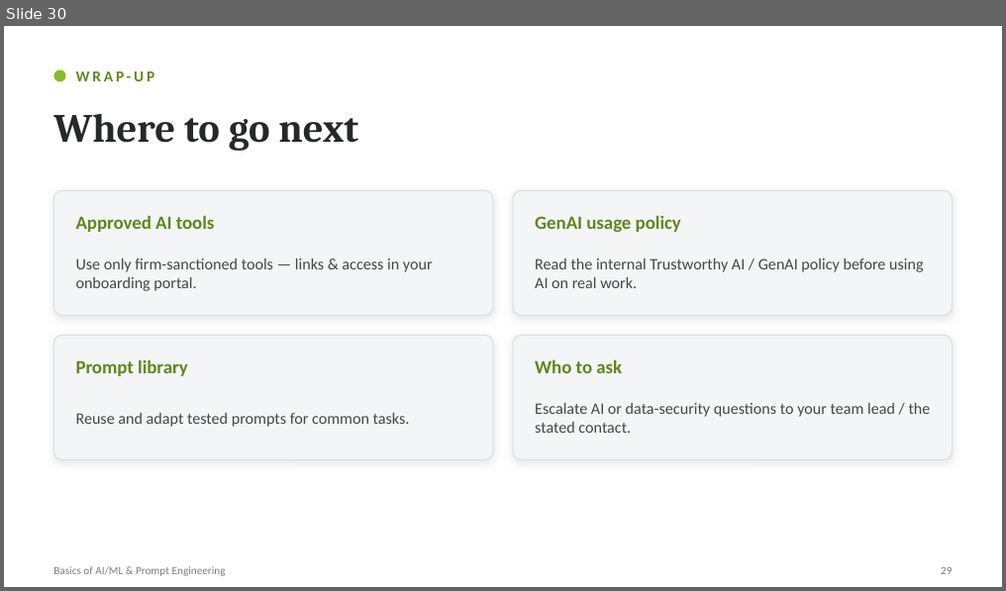
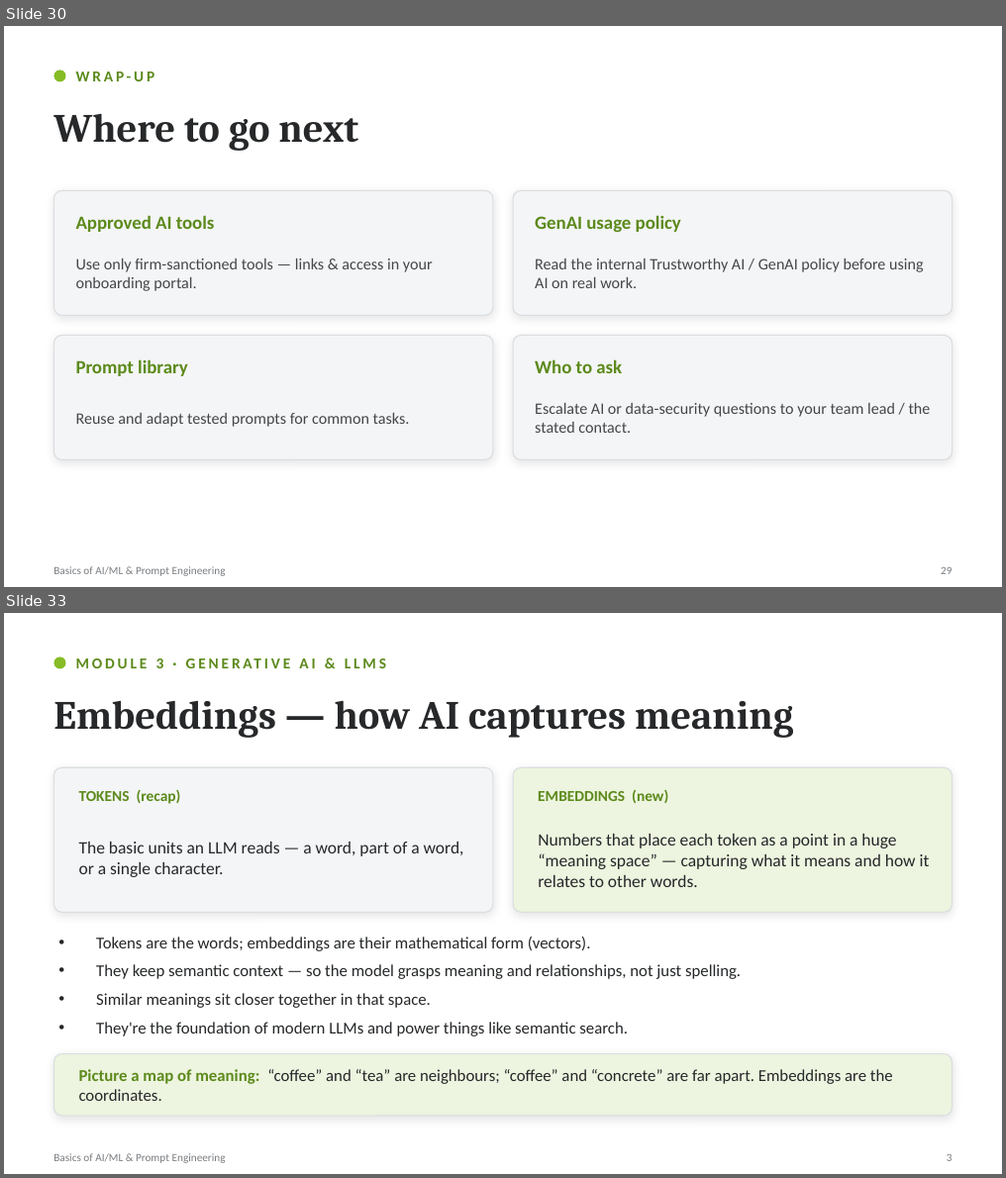
Before and after one commit to prashantmane92/tensorflow-1-public, a slide deck: AI_ML_Prompt_Engineering_updated.pptx. Shown one above the other, each under a label of ours: slide 30 before the commit, slides 30 and 33 after it; the slides between them are not shown. The pictures are 1006x591 and 1006x1178 pixels, drawn with LibreOffice and Linux fonts; fonts in the diff are those of the drawing. Boxes give left, top, right and bottom in pixels: in the first picture for what was removed or moved away, otherwise in the second. Text is boxed around its words. In the diff, an @@ line names an element or a change of style, - is before the commit and + after.

```diff
--- a/AI_ML_Prompt_Engineering_updated.pptx
+++ b/AI_ML_Prompt_Engineering_updated.pptx
@@ slide 33 added at (4, 613, 1002, 1174), background #FFFFFF @@
@@ ellipse added at (54, 657, 65, 668), fill #86BC25 @@
@@ text added at (156, 659, 164, 668), 11 pt, text #5C8A1B, bold @@
+MODULE 3 · GENERATIVE AI & LLMS
@@ text added at (54, 700, 793, 738), 29 pt, text #26282A, bold @@
+Embeddings — how AI captures meaning
@@ rounded rectangle added at (54, 767, 493, 912), fill #F4F5F6, outline #DADDE0 0.75 pt @@
@@ text added at (79, 789, 181, 804), 11 pt, text #5C8A1B, bold @@
+TOKENS (recap)
@@ rounded rectangle added at (513, 767, 952, 912), fill #EDF4DF, outline #DADDE0 0.75 pt @@
@@ text added at (538, 790, 668, 803), 11 pt, text #5C8A1B, bold @@
+EMBEDDINGS (new)
@@ text added at (79, 842, 464, 877), 12.5 pt, text #26282A @@
+The basic units an LLM reads — a word, part of a word, or a single character.
@@ text added at (538, 834, 930, 887), 12.5 pt, text #26282A @@
+Numbers that place each token as a point in a huge “meaning space” — capturing what it means and how it relates to other words.
@@ text added at (96, 937, 741, 1037), 12 pt, text #26282A @@
+• Tokens are the words; embeddings are their mathematical form (vectors).
+• They keep semantic context — so the model grasps meaning and relationships, not just spelling.
+• Similar meanings sit closer together in that space.
+• They're the foundation of modern LLMs and power things like semantic search.
@@ rounded rectangle added at (54, 1055, 952, 1116), fill #EDF4DF, outline #DADDE0 0.75 pt @@
@@ text added at (79, 1069, 893, 1101), 12 pt, text #26282A @@
+Picture a map of meaning: “coffee” and “tea” are neighbours; “coffee” and “concrete” are far apart. Embeddings are the coordinates.
@@ text added at (54, 1154, 226, 1163), 8 pt, text #7A7D81 @@
+Basics of AI/ML & Prompt Engineering
@@ text added at (946, 1155, 952, 1161), 8 pt, text #7A7D81 @@
+3
```
Also in this commit, not shown: 4 other slides added.
